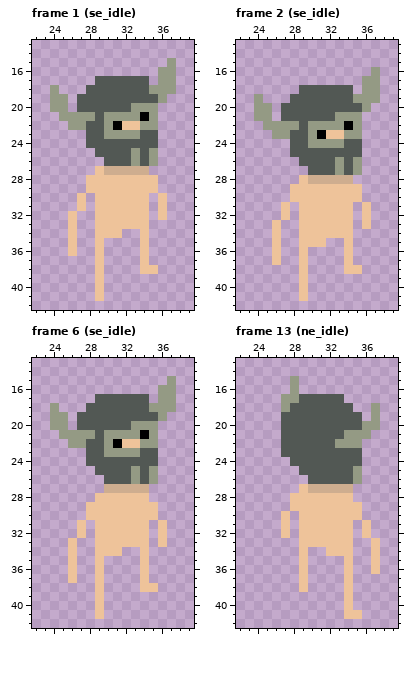
Two versions of one pixel-art file, Assets/Sprites/Player/Simple Pete.aseprite. The first picture shows the starting point.
64x64 pixels, 60 frames. Colours within 5 levels of each other are drawn and written as one. Shown: frame 1 (se_idle): x 22..39, y 13..42; frame 2 (se_idle): x 22..39, y 13..42; frame 6 (se_idle): x 22..39, y 13..42; frame 13 (ne_idle): x 22..39, y 13..42. The commit also changed other frames, which this record leaves out.
The same view after the edit:
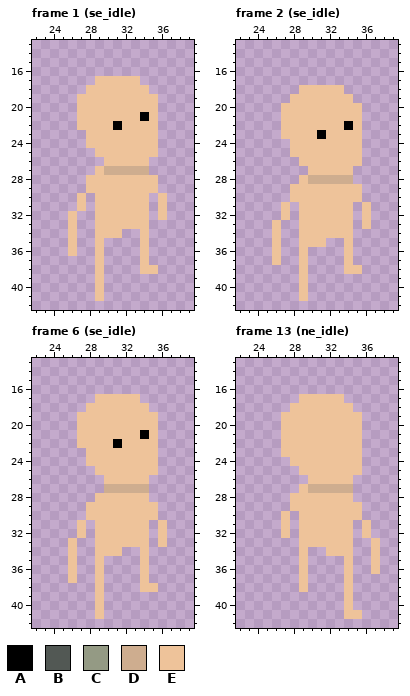
Palette (. is transparent): A #000000  B #525854  C #949a84  D #cead8f  E #eec39a
From old to new:
layer "Gear/Head" now hidden
--- frame 1 (se_idle)
@@ x 22..39 @@
 14 ..................
-15 ...............C..
-16 ..............CC..
-17 .......BBBBBB.CC..
-18 ..C...BBBBBBBCCC..
-19 ..CC.BBBBBBBBBC...
-20 ..CC.BBBBBBCCC....
-21 ...CCCCBCCCCAC....
-22 ....CCBBCAEECC....
-23 ......BBCCCCBB....
-24 ......BBBBBBBB....
-25 .......BBBBCBC....
-26 ........BBBCBC....
+15 ..................
+16 ..................
+17 .......EEEEE......
+18 ......EEEEEEE.....
+19 .....EEEEEEEEE....
+20 .....EEEEEEEEE....
+21 .....EEEEEEEAE....
+22 .....EEEEAEEEE....
+23 ......EEEEEEEE....
+24 ......EEEEEEEE....
+25 .......EEEEEEE....
+26 ........EEEEE.....
 27 .......EDDDDD.....
--- frame 2 (se_idle)
@@ x 22..39 @@
 15 ..................
-16 ...............C..
-17 ..............CC..
-18 .......BBBBBB.CC..
-19 ..C...BBBBBBBCCC..
-20 ..CC.BBBBBBBBBC...
-21 ..CC.BBBBBBCCC....
-22 ...CCCCBCCCCAC....
-23 ....CCBBCAEECC....
-24 ......BBCCCCBB....
-25 ......BBBBBBBB....
-26 .......BBBBCBC....
-27 ........BBBCBC....
+16 ..................
+17 ..................
+18 .......EEEEE......
+19 ......EEEEEEE.....
+20 .....EEEEEEEEE....
+21 .....EEEEEEEEE....
+22 .....EEEEEEEAE....
+23 .....EEEEAEEEE....
+24 ......EEEEEEEE....
+25 ......EEEEEEEE....
+26 .......EEEEEEE....
+27 ........EEEEE.....
 28 .......EDDDDD.....
--- frame 6 (se_idle)
@@ x 22..39 @@
 14 ..................
-15 ...............C..
-16 ..............CC..
-17 .......BBBBBB.CC..
-18 ..C...BBBBBBBCCC..
-19 ..CC.BBBBBBBBBC...
-20 ..CC.BBBBBBCCC....
-21 ...CCCCBCCCCAC....
-22 ....CCBBCAEECC....
-23 ......BBCCCCBB....
-24 ......BBBBBBBB....
-25 .......BBBBCBC....
-26 ........BBBCBC....
+15 ..................
+16 ..................
+17 .......EEEEE......
+18 ......EEEEEEE.....
+19 .....EEEEEEEEE....
+20 .....EEEEEEEEE....
+21 .....EEEEEEEAE....
+22 .....EEEEAEEEE....
+23 ......EEEEEEEE....
+24 ......EEEEEEEE....
+25 .......EEEEEEE....
+26 ........EEEEE.....
 27 ........DDDDD.....
--- frame 13 (ne_idle)
@@ x 22..39 @@
 14 ..................
-15 ......C...........
-16 ......C...........
-17 .....CCBBBBB......
-18 .....CBBBBBBB..C..
-19 .....BBBBBBBBB.C..
-20 .....BBBBBBBBBCC..
-21 .....BBBBBBBCCC...
-22 .....BBBBBBCCC....
-23 .....BBBBBBBBB....
-24 ......BBBBBBBB....
-25 .......BBBBBBC....
-26 ........BBBBBC....
+15 ..................
+16 ..................
+17 .......EEEEE......
+18 ......EEEEEEE.....
+19 .....EEEEEEEEE....
+20 .....EEEEEEEEE....
+21 .....EEEEEEEEE....
+22 .....EEEEEEEEE....
+23 .....EEEEEEEEE....
+24 ......EEEEEEEE....
+25 .......EEEEEEE....
+26 ........EEEEE.....
 27 .......EDDDDD.....
